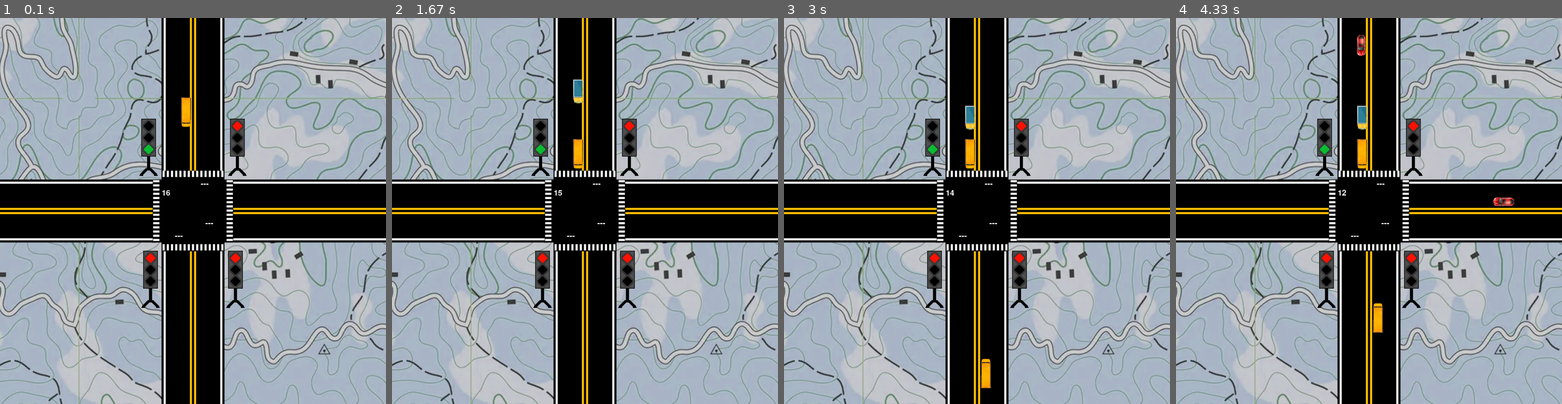
Above: before the commit, frames 1-4 (left to right).
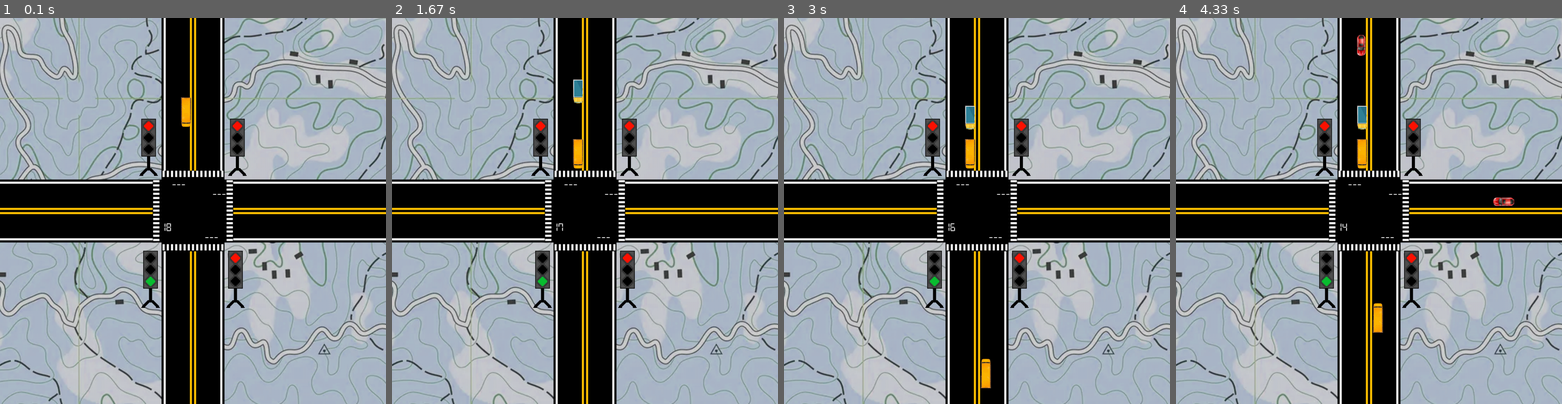
Above: after the commit, the same moments.

Repository: Shinichl/Basic-Traffic-Intersection-Simulationn
Game: pygame game, started from version2.py
The game is run twice, just before and just after one commit, with the same random seed, the same clock (stepped at 60 frames per second) and the same inputs.
Inputs:
- Up to frame 1 (0.1 s): no input
- Up to frame 2 (1.67 s): no input
- Up to frame 3 (3 s): no input
- Up to frame 4 (4.33 s): no input

The runs differ from the first frame. In frame 1, 0.3% of the frame differs, in the area x 37-59%, y 26-70%; in frame 2, 0.2%; in frame 3, 0.2%; in frame 4, 0.2%.

Commit message:
Add files via upload

Diff:
--- a/version2.py
+++ b/version2.py
@@ -16,10 +16,10 @@
 currentYellow = 0   # Indicates whether yellow signal is on or off
 
 speeds = {'car':2.25, 'bus':1.8, 'truck':1.8, 'bike':2.5}  # average speeds of vehicles
-
-# Coordinates of vehicles' start positions
 #x = {'right': [1, 1, 1], 'down': [510, 510, 540], 'left': [1000, 1000, 1000], 'up': [800, 430, 469]}
 #y = {'right': [495, 430, 465], 'down': [180, 100, 190], 'left': [516, 516, 542], 'up': [914, 990, 900]}
+# Coordinates of vehicles' start positions
+
 x = {'right': [1, 1, 1], 'down': [800, 430, 469], 'left': [1000, 1000, 1000], 'up': [510, 510, 540]}
 y = {'right': [516, 516, 542], 'down': [180, 100, 190], 'left': [495, 430, 465], 'up': [914, 990, 900]}
 vehicles = {'right': {0: [], 1: [], 2: [], 'crossed': 0}, 'down': {0: [], 1: [], 2: [], 'crossed': 0}, 'left': {0: [], 1: [], 2: [], 'crossed': 0}, 'up': {0: [], 1: [], 2: [], 'crossed': 0}}
@@ -27,8 +27,8 @@
 directionNumbers = {0: 'right', 1: 'down', 2: 'left', 3: 'up'}
 
 # Coordinates of signal image, timer, and vehicle count
-signalCoods = [(360, 260), (590, 260), (585, 602), (365, 602)]
-signalTimerCoods = [(419, 444), (520, 420), (532, 522), (453, 555)]
+signalCoods = [(365, 602), (360, 260),  (590, 260), (585, 602)]
+signalTimerCoods = [(425, 530),(445, 420), (550, 445), (530, 557)]
 
 # Coordinates of stop lines
 stopLines = {'right': 390, 'down': 400, 'left': 605, 'up': 600}
@@ -44,11 +44,11 @@
 vehiclesTurned = {'right': {1:[], 2:[]}, 'down': {1:[], 2:[]}, 'left': {1:[], 2:[]}, 'up': {1:[], 2:[]}}
 vehiclesNotTurned = {'right': {1:[], 2:[]}, 'down': {1:[], 2:[]}, 'left': {1:[], 2:[]}, 'up': {1:[], 2:[]}}
 rotationAngle = 3
-mid = {'right': {'x':705, 'y':445}, 'down': {'x':695, 'y':450}, 'left': {'x':695, 'y':425}, 'up': {'x':695, 'y':400}}
+mid = {'right': {'x':435, 'y':545}, 'down': {'x':605, 'y':430}, 'left': {'x':695, 'y':450}, 'up': {'x':610, 'y':540}}
 # set random or default green signal time here
 randomGreenSignalTimer = True
 # set random green signal time range here
-randomGreenSignalTimerRange = [10,20]
+randomGreenSignalTimerRange = [15,20]
 
 pygame.init()
 simulation = pygame.sprite.Group()
@@ -389,7 +389,7 @@
         if(lane_number == 1):
             temp = random.randint(0,99)
             if(temp<40):
-                will_turn = 1
+                will_turn = 0 # left turn
         elif(lane_number == 2):
             temp = random.randint(0,99)
             if(temp<40):
@@ -441,7 +441,7 @@
     redSignal = pygame.image.load('images/signals/red.png')
     yellowSignal = pygame.image.load('images/signals/yellow.png')
     greenSignal = pygame.image.load('images/signals/green.png')
-    font = pygame.font.Font(None, 30)
+    font = pygame.font.Font("digital.ttf", 30)
     thread2 = threading.Thread(name="generateVehicles",target=generateVehicles, args=())    # Generating vehicles
     thread2.daemon = True
     thread2.start()
@@ -480,4 +480,9 @@
         pygame.display.update()
 
 
+
+
+
+
+
 Main()
